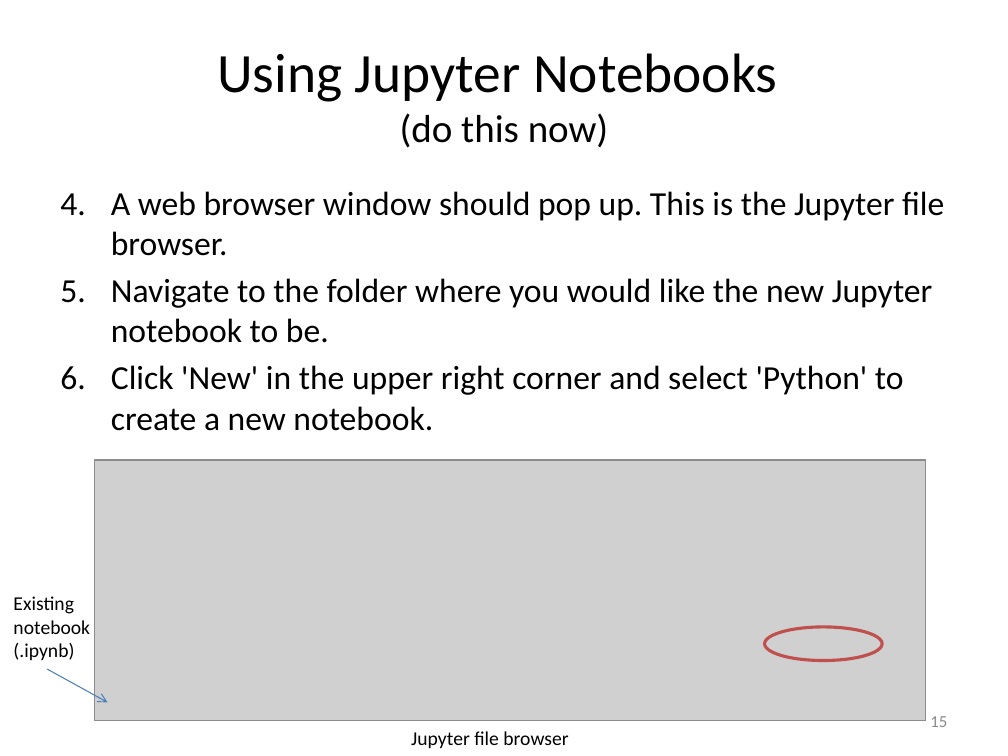
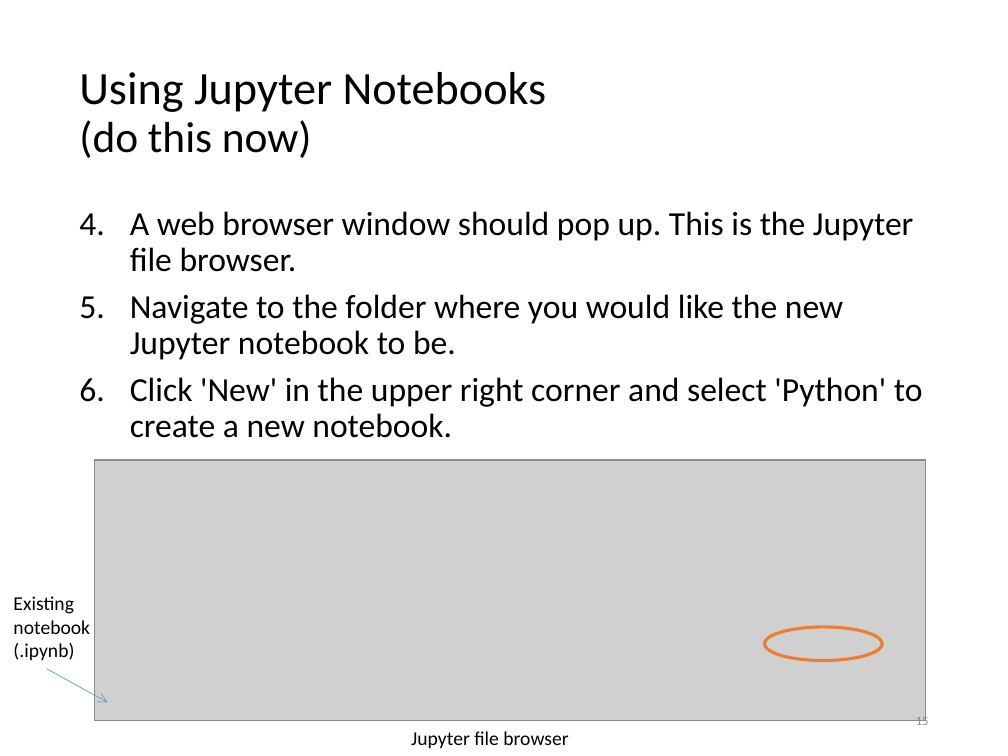
Before and after one commit to PennGCB/python_bootcamp, a slide deck: slide 15 of lab1/py27/lab1_introduction_to_python.pptx. Drawn at 1008x756 pixels with LibreOffice and Linux fonts; fonts in the diff are those of the drawing; grey boxes stand for pictures. Boxes give left, top, right and bottom in pixels: in the first picture for what was removed or moved away, otherwise in the second. Text is boxed around its words. In the diff, an @@ line names an element or a change of style, - is before the commit and + after.

```diff
--- a/lab1/py27/lab1_introduction_to_python.pptx
+++ b/lab1/py27/lab1_introduction_to_python.pptx
@@ title "Using Jupyter Notebooks (do this ...": place and size @@
-title "Using Jupyter Notebooks (do this ..." at bbox=[217, 53, 777, 148]
+title "Using Jupyter Notebooks (do this ..." at bbox=[79, 72, 547, 158]
@@ title "Using Jupyter Notebooks (do this ..." at bbox=[79, 72, 547, 158]: size 39.6 to 33 pt in "Using Jupyter Notebooks"; size 27.9 to 31 pt in "(do this now)"; alignment centre to left; line spacing 1 to 0.9 @@
@@ text "A web browser window should ...": place and size @@
-text "A web browser window should ..." at bbox=[111, 191, 944, 431]
+text "A web browser window should ..." at bbox=[130, 211, 923, 438]
@@ text "A web browser window should ..." at bbox=[130, 211, 923, 438]: line spacing 1 to 0.9; more space between paragraphs @@
@@ ellipse at bbox=[765, 627, 883, 660]: outline #C0504D 2.25 pt to #ED7D31 2.25 pt @@
@@ arrow (47, 669) - (108, 703): stroke #4B7EBC 0.75 pt to #5B9BD5 0.5 pt @@
@@ page number: place and size @@
-page number at bbox=[930, 716, 947, 727]
+page number at bbox=[916, 715, 929, 725]
@@ page number at bbox=[916, 715, 929, 725]: size 12 to 9 pt @@
```
Also in this commit, not shown: 64 other slides changed, 7 other files.
